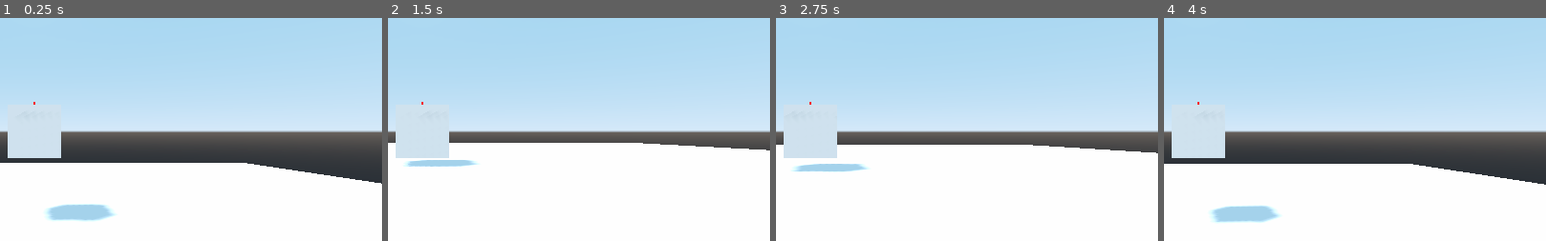
Above: before the commit, frames 1-4 (left to right).
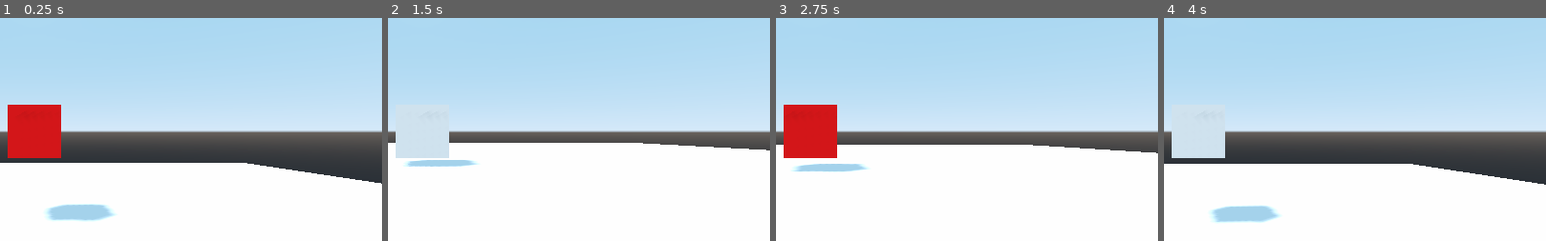
Above: after the commit, the same moments.

Repository: pawngames/GodotModularBuilder
Game: Godot game, scene res://src/level2.tscn
The game is run twice, just before and just after one commit, with the same random seed, the same clock (stepped at 60 frames per second) and the same inputs.
Inputs (mouse positions are % of the whole screen's width and height, from its top left):
- Up to frame 1 (0.25 s): no input
- Up to frame 2 (1.5 s): move the mouse to (72, 45) at 0.52 s; hold Up (ui_up) 0.53-1.28 s; click (72, 45) at 0.67 s; move the mouse to (30, 55) at 1.27 s; click (30, 55) at 1.42 s
- Up to frame 3 (2.75 s): move the mouse to (60, 28) at 2.02 s; hold Up (ui_up) from 2.03 s (still down); click (60, 28) at 2.17 s
- Up to frame 4 (4 s): move the mouse to (45, 70) at 2.77 s; click (45, 70) at 2.92 s; move the mouse to (80, 65) at 3.52 s; release Up (ui_up) at 3.53 s; click (80, 65) at 3.67 s
The pictures show only the part of the screen within x 46-96%, y 25-75%; the shares and areas given below are measured in that part.

The runs differ from the first frame. In frame 1, 3.4% of the frame differs, in the area x 2-16%, y 37-63%; in frame 2, less than 0.1%; in frame 3, 3.4%; in frame 4, less than 0.1%.

Commit message:
Adjusted snapping

Diff:
--- a/project.godot
+++ b/project.godot
@@ -8,8 +8,14 @@
 
 config_version=4
 
-_global_script_classes=[  ]
+_global_script_classes=[ {
+"base": "CollisionShape",
+"class": "BuildModule",
+"language": "GDScript",
+"path": "res://src/Module.gd"
+} ]
 _global_script_class_icons={
+"BuildModule": ""
 }
 
 [application]
--- a/src/Module.tscn
+++ b/src/BuildModule.tscn
@@ -7,7 +7,7 @@
 
 [sub_resource type="CubeMesh" id=2]
 
-[node name="Module" type="CollisionShape"]
+[node name="BuildModule" type="CollisionShape"]
 shape = SubResource( 1 )
 script = ExtResource( 2 )
 
--- a/src/IndicatorArea.gd
+++ b/src/IndicatorArea.gd
@@ -25,13 +25,6 @@
 			print("clicked_l")
 			emit_signal("indicator_pressed", $Indicator.global_transform.origin, click_normal, true)
 	if event is InputEventMouseMotion:
-		$Indicator.global_transform.basis = align_with_y($Indicator.global_transform.basis, click_normal)
-		$Indicator.global_transform.origin = click_position.snapped(Vector3.ONE) + transform.origin
-		print($Indicator.global_transform.origin)
+		$Indicator.global_transform.origin = click_normal*2 + global_transform.origin
+		print(click_normal)
 	pass
-
-func align_with_y(basis, new_y):
-	basis.y = new_y
-	basis.x = -basis.z.cross(new_y)
-	basis = basis.orthonormalized()
-	return basis
--- a/src/Module.gd
+++ b/src/Module.gd
@@ -1,4 +1,6 @@
 extends CollisionShape
+
+class_name BuildModule
 
 signal block_input_pressed(direction, pos)
 signal block_add(pos, normal)
--- a/src/SnapArea.tscn
+++ b/src/SnapArea.tscn
@@ -1,41 +1,26 @@
-[gd_scene load_steps=7 format=2]
+[gd_scene load_steps=5 format=2]
 
 [ext_resource path="res://src/IndicatorArea.gd" type="Script" id=1]
 
 [sub_resource type="BoxShape" id=1]
-margin = 0.1
-extents = Vector3( 1.05, 1.05, 1.05 )
+extents = Vector3( 1.001, 1.001, 1.001 )
 
 [sub_resource type="CubeMesh" id=2]
-size = Vector3( 0.05, 1, 0.05 )
 
 [sub_resource type="SpatialMaterial" id=3]
-albedo_color = Color( 1, 0, 0, 1 )
-
-[sub_resource type="PrismMesh" id=4]
-size = Vector3( 0.2, 0.2, 0.05 )
-
-[sub_resource type="SpatialMaterial" id=5]
 albedo_color = Color( 1, 0, 0, 1 )
 
 [node name="SnapArea" type="Area"]
 script = ExtResource( 1 )
 
 [node name="IndicatorShape" type="CollisionShape" parent="."]
-transform = Transform( 1, 0, 0, 0, 1, 0, 0, 0, 1, 0.0108113, 0, 0 )
 shape = SubResource( 1 )
 
 [node name="Indicator" type="Spatial" parent="."]
 
 [node name="IndicatorShape" type="MeshInstance" parent="Indicator"]
-transform = Transform( 1, 0, 0, 0, 1, 0, 0, 0, 1, 0, 0.5, 0 )
 mesh = SubResource( 2 )
 material/0 = SubResource( 3 )
-
-[node name="Point" type="MeshInstance" parent="Indicator/IndicatorShape"]
-transform = Transform( 1, 0, 0, 0, 1, 0, 0, 0, 1, 0, 0.6, 0 )
-mesh = SubResource( 4 )
-material/0 = SubResource( 5 )
 
 [connection signal="input_event" from="." to="." method="_on_IndicatorArea_input_event"]
 [connection signal="mouse_entered" from="." to="." method="_on_IndicatorArea_mouse_entered"]
--- a/src/Vehicle.gd
+++ b/src/Vehicle.gd
@@ -3,8 +3,8 @@
 var forces:Array = []
 
 func _ready():
-	$Module.connect("block_input_pressed", self, "_block_input")
-	$Module.connect("block_add", self, "_block_added")
+	$BuildModule.connect("block_input_pressed", self, "_block_input")
+	$BuildModule.connect("block_add", self, "_block_added")
 	pass
 
 func _process(delta):
@@ -15,7 +15,7 @@
 	pass
 
 func _block_added(pos, normal):
-	var new_module_scene = load("res://src/Module.tscn").duplicate(true)
+	var new_module_scene = load("res://src/BuildModule.tscn").duplicate(true)
 	var new_module = new_module_scene.instance()
 	add_child(new_module)
 	new_module.global_transform.origin = pos + normal
--- a/src/Vehicle.tscn
+++ b/src/Vehicle.tscn
@@ -1,6 +1,6 @@
 [gd_scene load_steps=3 format=2]
 
-[ext_resource path="res://src/Module.tscn" type="PackedScene" id=1]
+[ext_resource path="res://src/BuildModule.tscn" type="PackedScene" id=1]
 [ext_resource path="res://src/Vehicle.gd" type="Script" id=2]
 
 [node name="Vehicle" type="RigidBody"]
@@ -8,4 +8,4 @@
 mass = 5.0
 script = ExtResource( 2 )
 
-[node name="Module" parent="." instance=ExtResource( 1 )]
+[node name="BuildModule" parent="." instance=ExtResource( 1 )]
